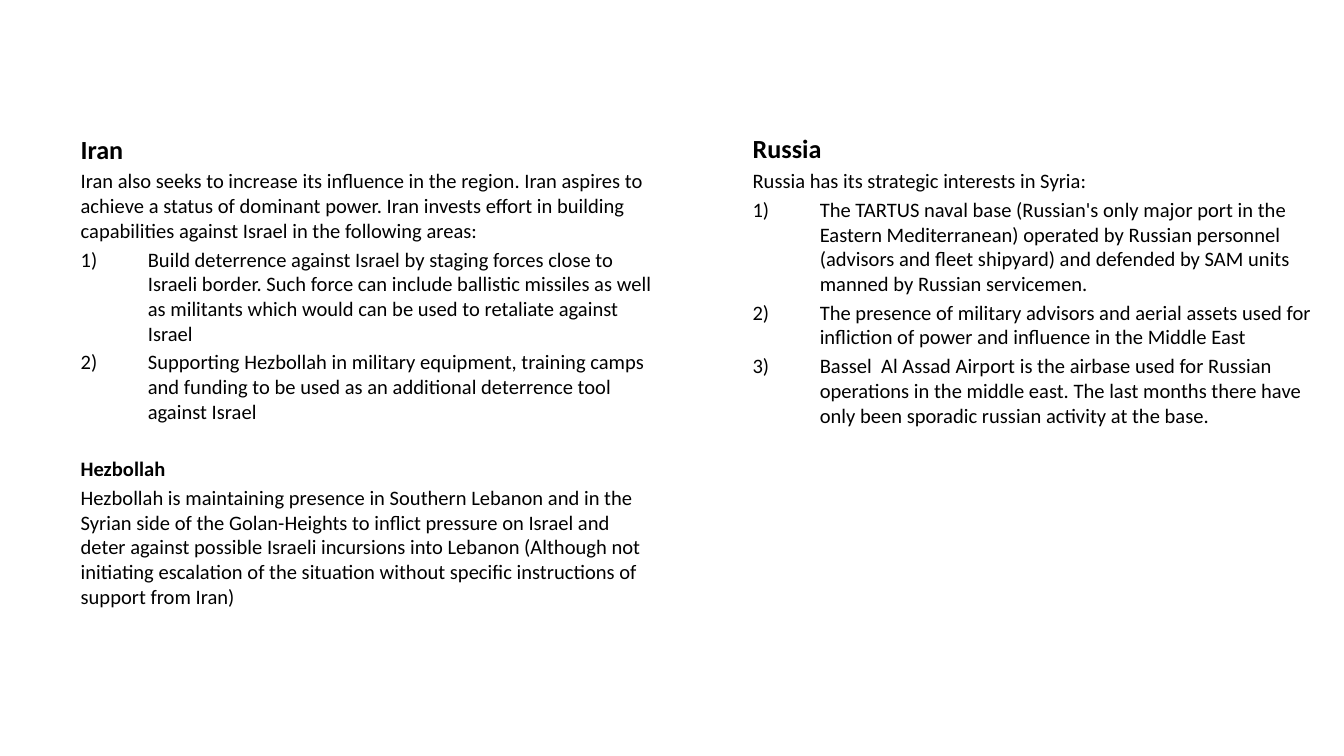
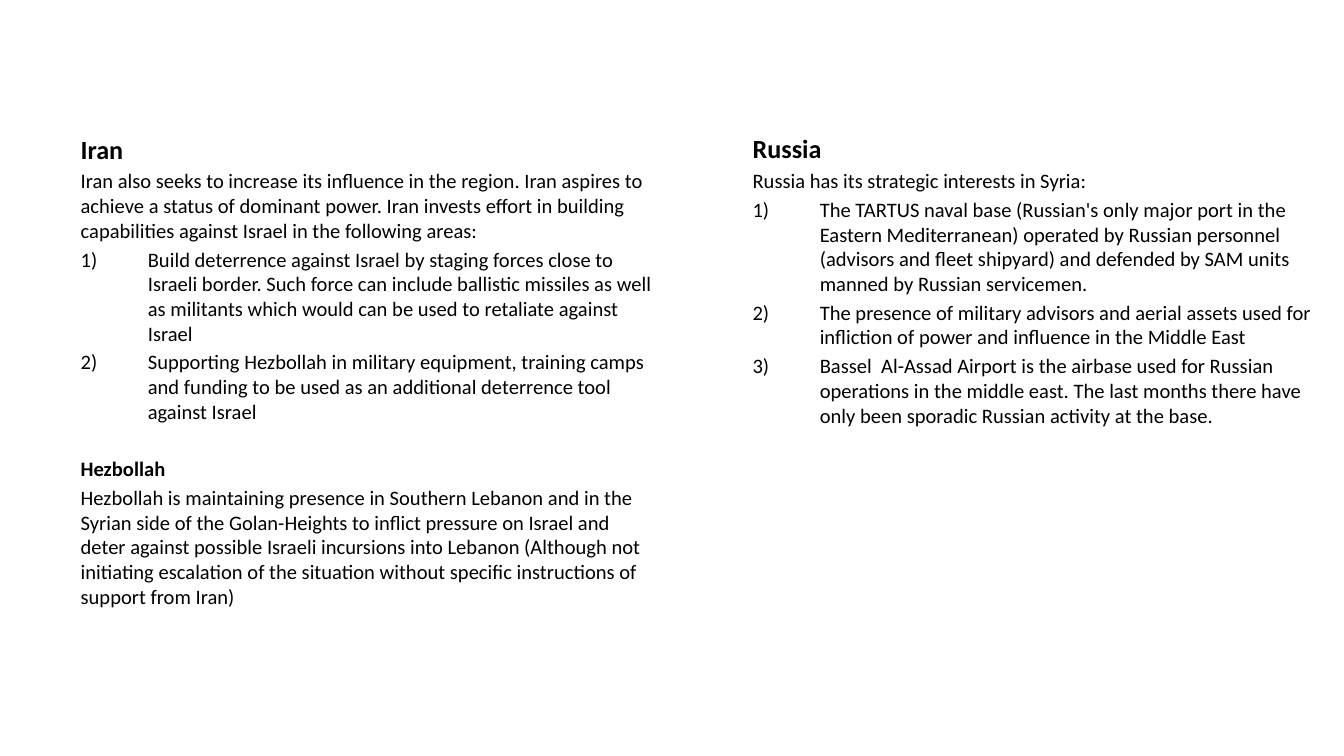
Before and after one commit to 132nd-vWing/OPAR-Brief, a slide deck: slide 10 of UNDER DEVELOPMENT/132nd OP ACTIVE RESOLVE Introduction Brief.pptx. Drawn at 1344x756 pixels with LibreOffice and Linux fonts; fonts in the diff are those of the drawing; background and template pictures are left out. Boxes give left, top, right and bottom in pixels: in the first picture for what was removed or moved away, otherwise in the second. Text is boxed around its words. In the diff, an @@ line names an element or a change of style, - is before the commit and + after.

```diff
--- a/UNDER DEVELOPMENT/132nd OP ACTIVE RESOLVE Introduction Brief.pptx
+++ b/UNDER DEVELOPMENT/132nd OP ACTIVE RESOLVE Introduction Brief.pptx
@@ text at box(820, 358, 1301, 427): text changed @@
-3) Bassel Al Assad Airport is the airbase used for Russian operations in the middle east. The last months there have only been sporadic russian activity at the base.
+3) Bassel Al-Assad Airport is the airbase used for Russian operations in the middle east. The last months there have only been sporadic Russian activity at the base.
```
Also in this commit, not shown: 5 other slides changed, 12 other files.
